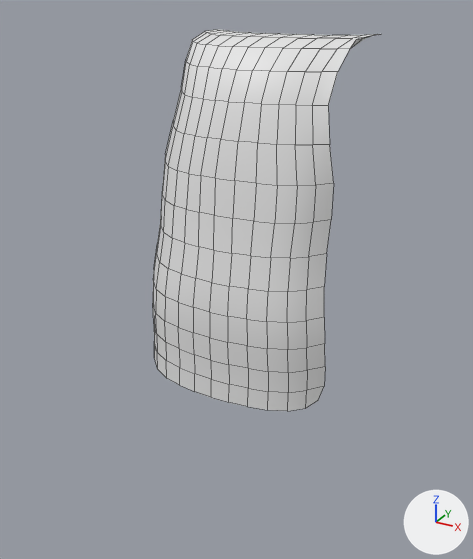
Renders of the FBX model Assets/1. Art/3D Assets/Waterfalll/Waterfall_Main.fbx from each side of a commit.
Both versions are drawn from a camera (50 mm lens) standing at (1.66, -2.79, 2.13) and looking at (0.08, 0.08, 0.7). The axes (+X, +Y, +Z) are drawn at lower right. The lights are the same throughout. Mesh edges are drawn as thin lines. Where no turn or scale is listed for an object, it has been applied to the vertices.

Objects in the first picture: 'Waterfall_Main'.
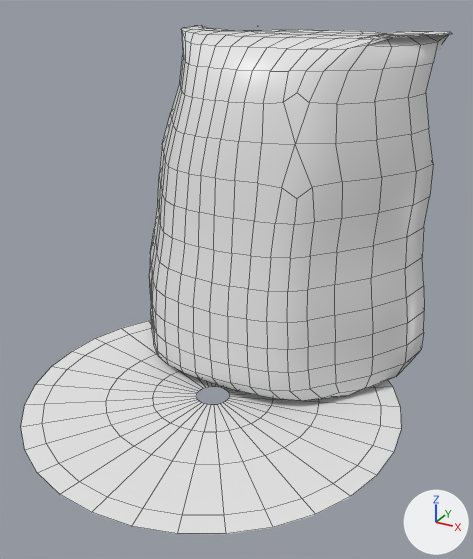
Location of each change, (x1, y1, x2, y2) in pixels of the pictures (473 x 559 px):
```json
{"object": "Waterfall_Main", "change": "reshaped", "before": [153, 29, 380, 411], "after": [149, 25, 452, 401], "on screen": "33% wider"}
{"object": "Waterfall_Base", "change": "added", "after": [21, 320, 401, 534]}
```

Edits to the scene script, one JSON object a line:
```json
{"op": "add", "block": "mat_material_001", "code": ["mat_material_001 = principled_material('Material.001')", "mat_material_001.base_color = (0.8, 0.8, 0.8)  # white #e7e7e7", "mat_material_001.roughness = 0.4"]}
{"block": "me_mesh", "where": "# used by ob_waterfall_main; location = (0.0, -0.087, 0.005)"}
{"op": "remove", "block": "me_mesh", "code": "me_mesh.from_pydata(...)  # 204 vertices, 172 faces; spans x -0.63..0.59, y 0.01..1.05, z 0.0..1.92"}
{"op": "add", "block": "me_mesh", "code": "me_mesh.from_pydata(...)  # 549 vertices, 510 faces; spans x -1.0..0.96, y 0.01..1.53, z 0.0..1.92"}
{"block": "me_mesh", "change": "me_mesh part 1: 42 vertices moved from x -0.54..0.52, y 0.01..0.81, z 0.12..1.91 to x -0.63..0.59, y 0.02..0.82, z 0.12..1.92; 59 vertices removed from x -0.63..0.59, y 0.01..1.04, z 0.0..1.92; 389 vertices added at x -1.0..0.96, y 0.09..1.53, z 0.0..1.92"}
{"op": "add", "block": "me_mesh", "code": "me_mesh.materials.append(mat_material_001)  # white #e7e7e7"}
{"op": "add", "block": "me_circle", "code": ["me_circle = bpy.data.meshes.new('Circle')", "me_circle.from_pydata(...)  # 160 vertices, 128 faces; spans x -1.06..1.06, y -1.12..1.0, z 0.01"]}
{"op": "add", "block": "ob_waterfall_base", "code": ["ob_waterfall_base = bpy.data.objects.new('Waterfall_Base', me_circle)", "ob_waterfall_base.location = (0.0, 0.0, 0.0)"]}
```
